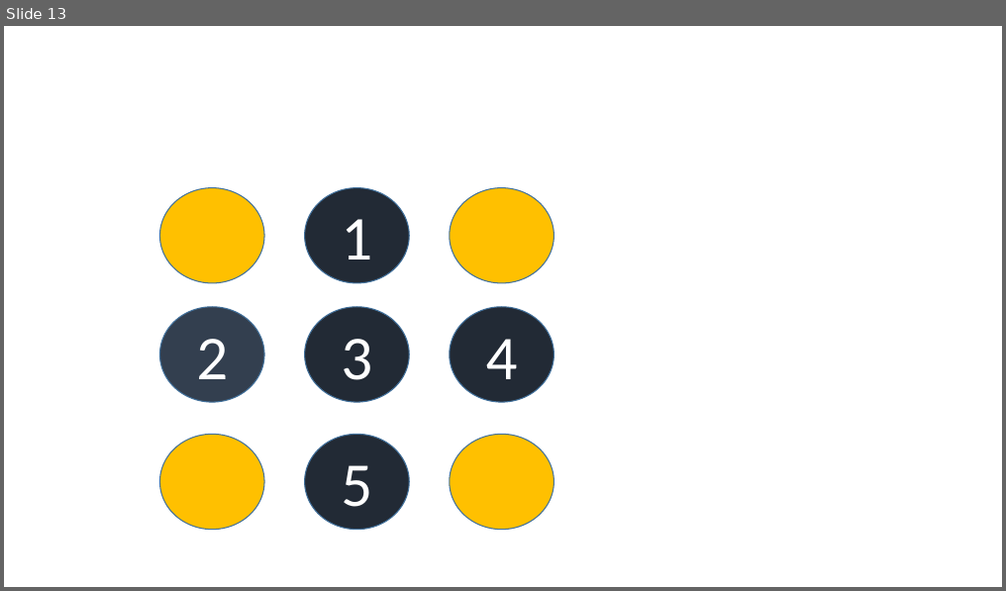
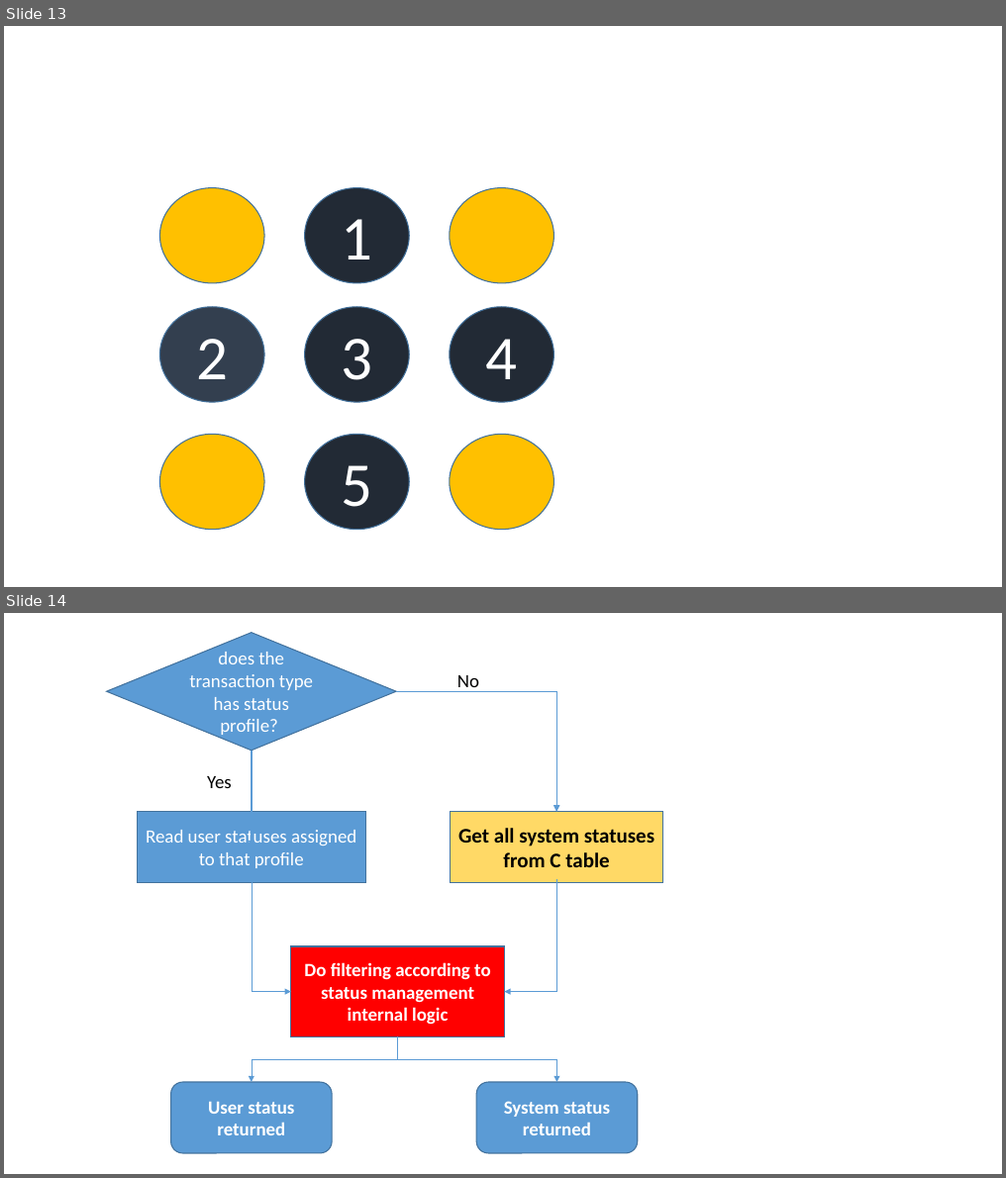
Before and after one commit to mxpang/jerryslide, a slide deck: Jerry.pptx. Shown one above the other, each under a label of ours: slide 13 before the commit, slides 13 and 14 after it. The pictures are 1006x591 and 1006x1178 pixels, drawn with LibreOffice and Linux fonts; fonts in the diff are those of the drawing. Boxes give left, top, right and bottom in pixels: in the first picture for what was removed or moved away, otherwise in the second. Text is boxed around its words. In the diff, an @@ line names an element or a change of style, - is before the commit and + after.

Commit message:
add user status improvement slide

```diff
--- a/Jerry.pptx
+++ b/Jerry.pptx
@@ slide 14 added at <box>4,613,1002,1174</box>, background #FFFFFF @@
@@ diamond added at <box>107,633,396,751</box>, fill #5B9BD5, outline #43739E 1 pt, 18 pt, text #FFFFFF @@
+does the transaction type has status profile?
@@ elbow arrow added from (396, 691) to (556, 811), #5B9BD5 0.5 pt @@
@@ text added at <box>457,675,479,692</box>, 18 pt, text #000000 @@
+No
@@ arrow added from (252, 751) to (252, 847), #5B9BD5 2 pt @@
@@ text added at <box>207,776,232,788</box>, 18 pt, text #000000 @@
+Yes
@@ rectangle added at <box>138,812,365,883</box>, fill #5B9BD5, outline #43739E 1 pt, 18 pt, text #FFFFFF @@
+Read user statuses assigned to that profile
@@ rectangle added at <box>450,811,663,882</box>, fill #FFD966, outline #43739E 1 pt, 20 pt, text #000000, bold @@
+Get all system statuses from C table
@@ arrow added from (556, 805) to (556, 811), #5B9BD5 2 pt @@
@@ elbow arrow added from (556, 879) to (504, 992), #5B9BD5 0.5 pt @@
@@ elbow arrow added from (252, 882) to (291, 992), #5B9BD5 0.5 pt @@
@@ rectangle added at <box>291,947,505,1038</box>, fill #FF0000, outline #43739E 1 pt, 18 pt, text #FFFFFF, bold @@
+Do filtering according to status management internal logic
@@ elbow arrow added from (398, 1037) to (252, 1082), #5B9BD5 0.5 pt @@
@@ elbow arrow added from (398, 1037) to (557, 1082), #5B9BD5 0.5 pt @@
@@ rounded rectangle added at <box>171,1082,332,1154</box>, fill #5B9BD5, outline #43739E 1 pt, 18 pt, text #FFFFFF, bold @@
+User status returned
@@ rounded rectangle added at <box>476,1082,638,1154</box>, fill #5B9BD5, outline #43739E 1 pt, 18 pt, text #FFFFFF, bold @@
+System status returned
```
Also in this commit, not shown: 3 other files.
